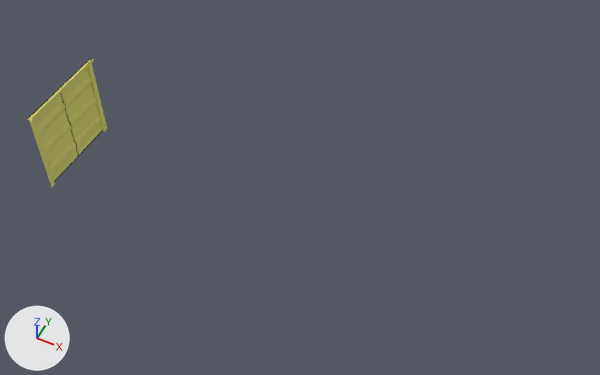
The glTF model public/models/container/40/standard/rear-top-sprayfoam.glb: old version first, new version second.
The view is the same before and after, from a 50 mm camera at (11.67, -9.44, 15.43) aimed at (6.14, 1.62, 1.61). The lights are fixed; the arrows at lower left show +X, +Y and +Z. Where no turn or scale is listed for an object, it has been applied to the vertices.

Objects in the first picture: '40FT Sprayfoam_RearTop'.
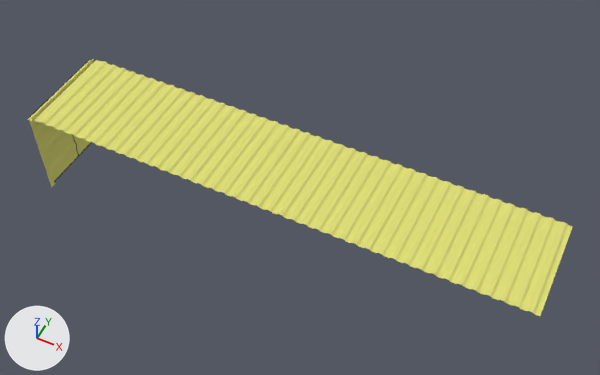
Commit message: 40 st reartop sprayfoam

The change in detail:
Mesh me_40ft_sprayfoam_ceiling is new.
It has 1368 vertices, 2732 faces and spans x -5.78..5.81, y -1.95..0.42, z 1.41..1.45.
It uses material mat_sprayfoam.
Object '40FT Sprayfoam_Ceiling' (ob_40ft_sprayfoam_ceiling) is new; it shows me_40ft_sprayfoam_ceiling.
Its location is (6.03, 1.98, 1.09).

Changed parts and their boxes (x1, y1, x2, y2) in the pictures (600 x 375 px):
'40FT Sprayfoam_Ceiling', added
    after: (34, 60, 573, 317)
